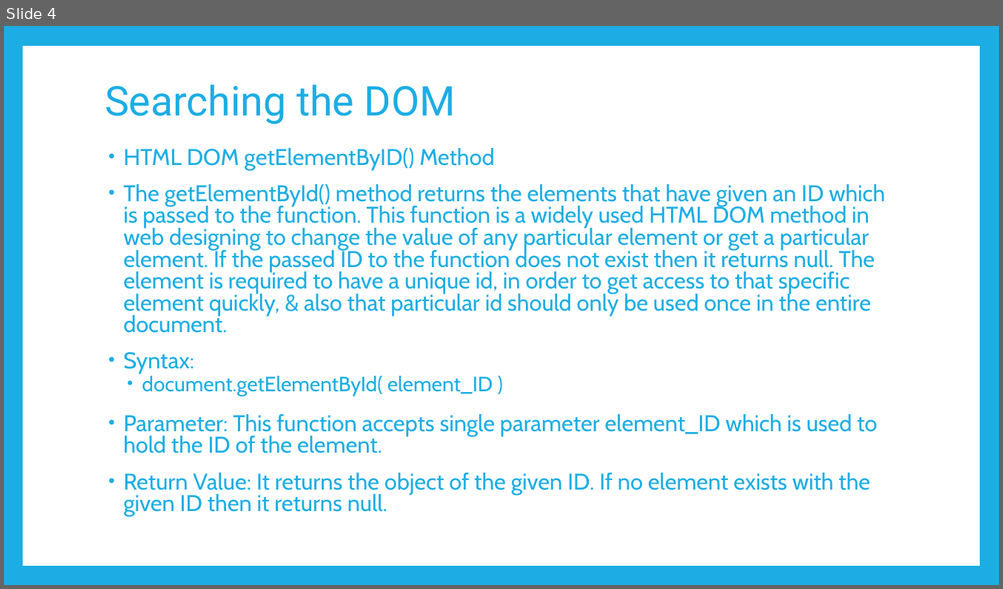
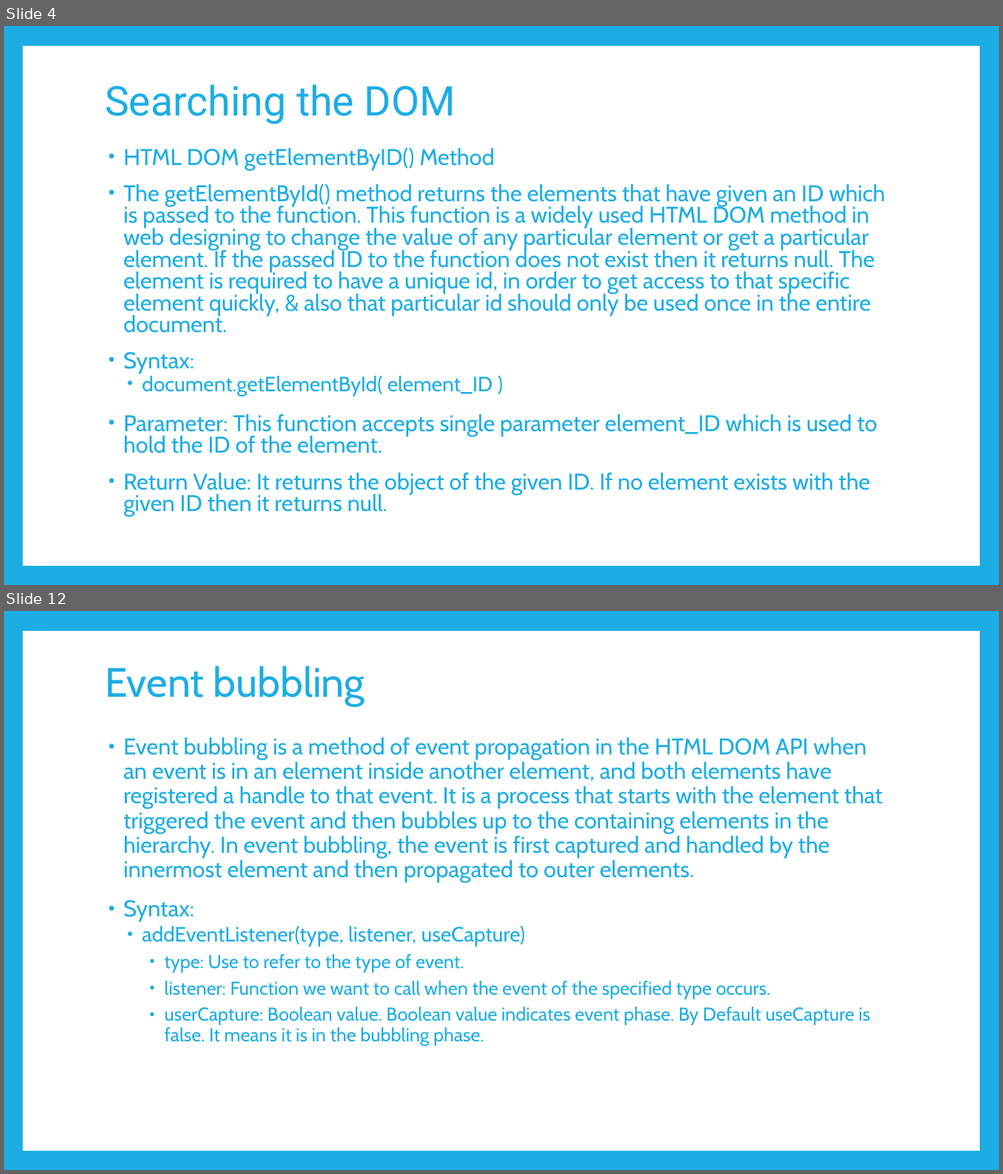
Before and after one commit to PramodJana/JavaScript, a slide deck: GFG JS Course Curriculam/Articles/008 Document Object MOdel.pptx. Shown one above the other, each under a label of ours: slide 4 before the commit, slides 4 and 12 after it; the slides between them are not shown. The pictures are 1003x589 and 1003x1174 pixels, drawn with LibreOffice and Linux fonts; fonts in the diff are those of the drawing. Boxes give left, top, right and bottom in pixels: in the first picture for what was removed or moved away, otherwise in the second. Text is boxed around its words. In the diff, an @@ line names an element or a change of style, - is before the commit and + after.

```diff
--- a/GFG JS Course Curriculam/Articles/008 Document Object MOdel.pptx
+++ b/GFG JS Course Curriculam/Articles/008 Document Object MOdel.pptx
@@ slide 12 added at (4,611,999,1170), background #1CADE4; not listed: 1 template element that a slide beside it also shows @@
@@ title added at (105,666,365,706), 39.6 pt, text #1CADE4 @@
+Event bubbling
@@ text added at (123,738,882,1046), 22 pt, text #1CADE4 @@
+• Event bubbling is a method of event propagation in the HTML DOM API when an event is in an element inside another element, and both elements have registered a handle to that event. It is a process that starts with the element that triggered the event and then bubbles up to the containing elements in the hierarchy. In event bubbling, the event is first captured and handled by the innermost element and then propagated to outer elements.
+• Syntax:
+  • addEventListener(type, listener, useCapture)
+    • type: Use to refer to the type of event.
+    • listener: Function we want to call when the event of the specified type occurs.
+    • userCapture: Boolean value. Boolean value indicates event phase. By Default useCapture is false. It means it is in the bubbling phase.
```
Also in this commit, not shown: 13 other slides added, 14 slides removed.
